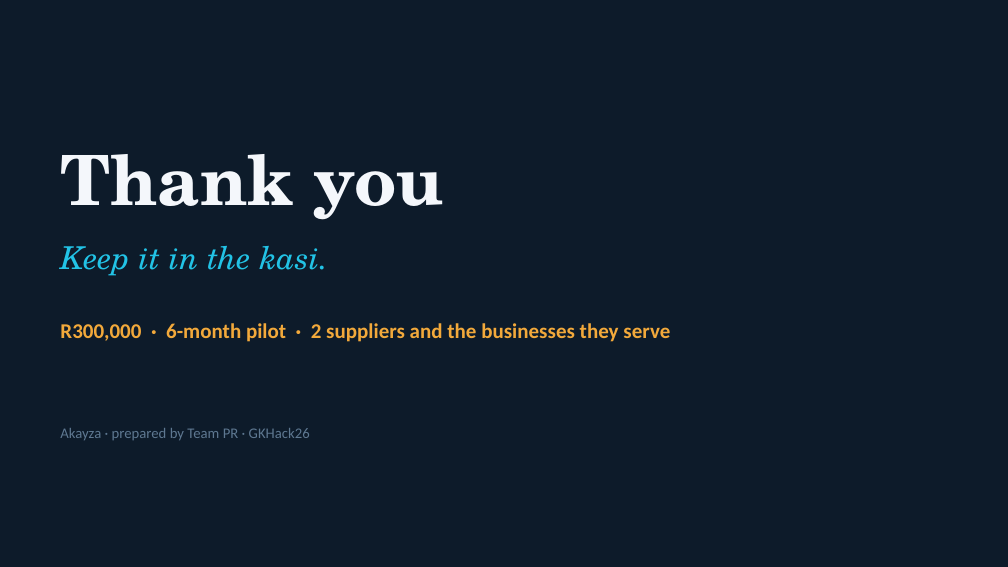
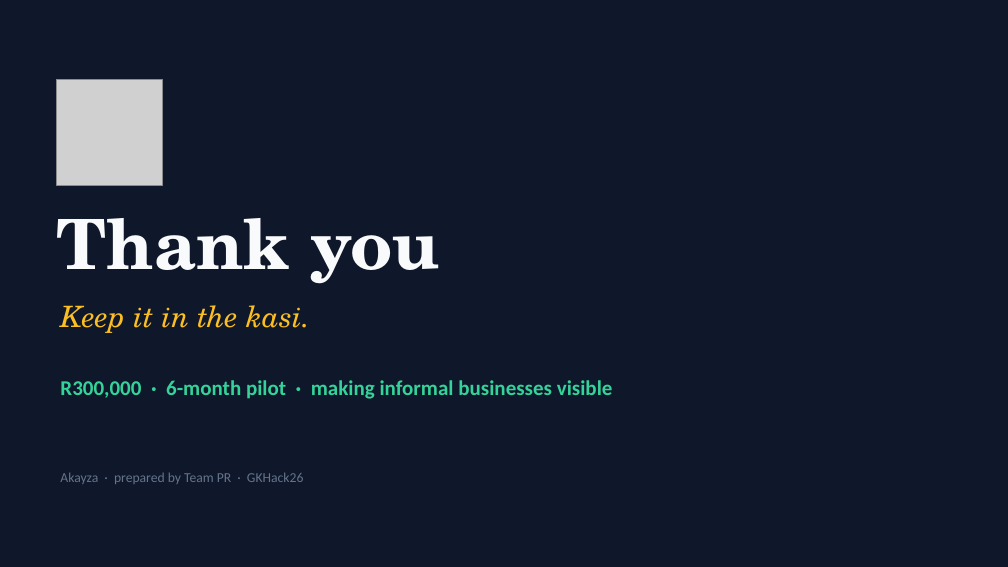
Before and after one commit to Mandla78/KasiFlow, a slide deck: slide 17 of docs/submission/05_final_submission/Akayza_Pitch_TeamPR.pptx (slide 19 before the commit). Drawn at 1008x567 pixels with LibreOffice and Linux fonts; fonts in the diff are those of the drawing; grey boxes stand for pictures. Boxes give left, top, right and bottom in pixels: in the first picture for what was removed or moved away, otherwise in the second. Text is boxed around its words. In the diff, an @@ line names an element or a change of style, - is before the commit and + after.

```diff
--- a/docs/submission/05_final_submission/Akayza_Pitch_TeamPR.pptx
+++ b/docs/submission/05_final_submission/Akayza_Pitch_TeamPR.pptx
@@ background #0D1B2A to #0F172A @@
@@ picture added at (x1=57, y1=79, x2=163, y2=185) @@
@@ text "Thank you" moved from (x1=60, y1=154, x2=444, y2=220) to (x1=57, y1=218, x2=440, y2=284) @@
@@ text "Thank you" at (x1=57, y1=218, x2=440, y2=284): text colour #F4F7FB to #F8FAFC; vertical alignment middle to top @@
@@ text "Keep it in the kasi." moved from (x1=60, y1=246, x2=329, y2=276) to (x1=60, y1=305, x2=310, y2=333) @@
@@ text "Keep it in the kasi." at (x1=60, y1=305, x2=310, y2=333): size 30 to 28 pt, text colour #22C3E6 to #FBBF24; vertical alignment middle to top @@
@@ text at (x1=60, y1=380, x2=613, y2=399): text changed; text colour #F2A93B to #34D399 @@
-R300,000 · 6-month pilot · 2 suppliers and the businesses they serve
+R300,000 · 6-month pilot · making informal businesses visible
@@ text "Akayza · prepared by Team ..." moved from (x1=60, y1=428, x2=310, y2=440) to (x1=60, y1=472, x2=303, y2=484) @@
@@ text "Akayza · prepared by Team ..." at (x1=60, y1=472, x2=303, y2=484): size 14 to 13 pt, text colour #5E7891 to #64748B @@
```
Also in this commit, not shown: 8 other slides changed, 11 slides added, 10 slides removed, 2 other files.
